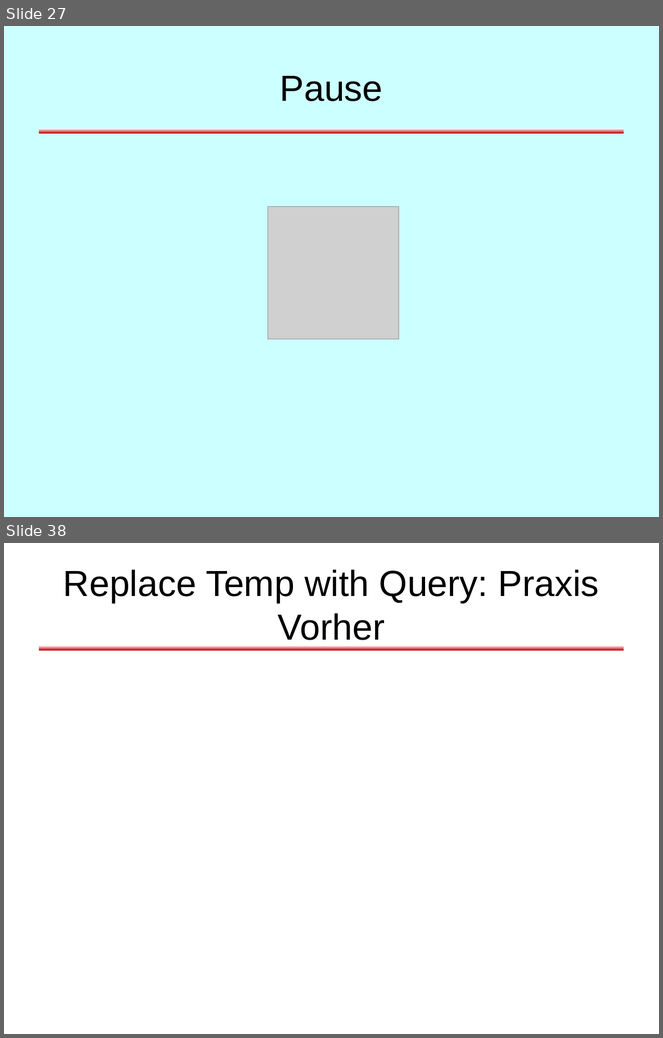
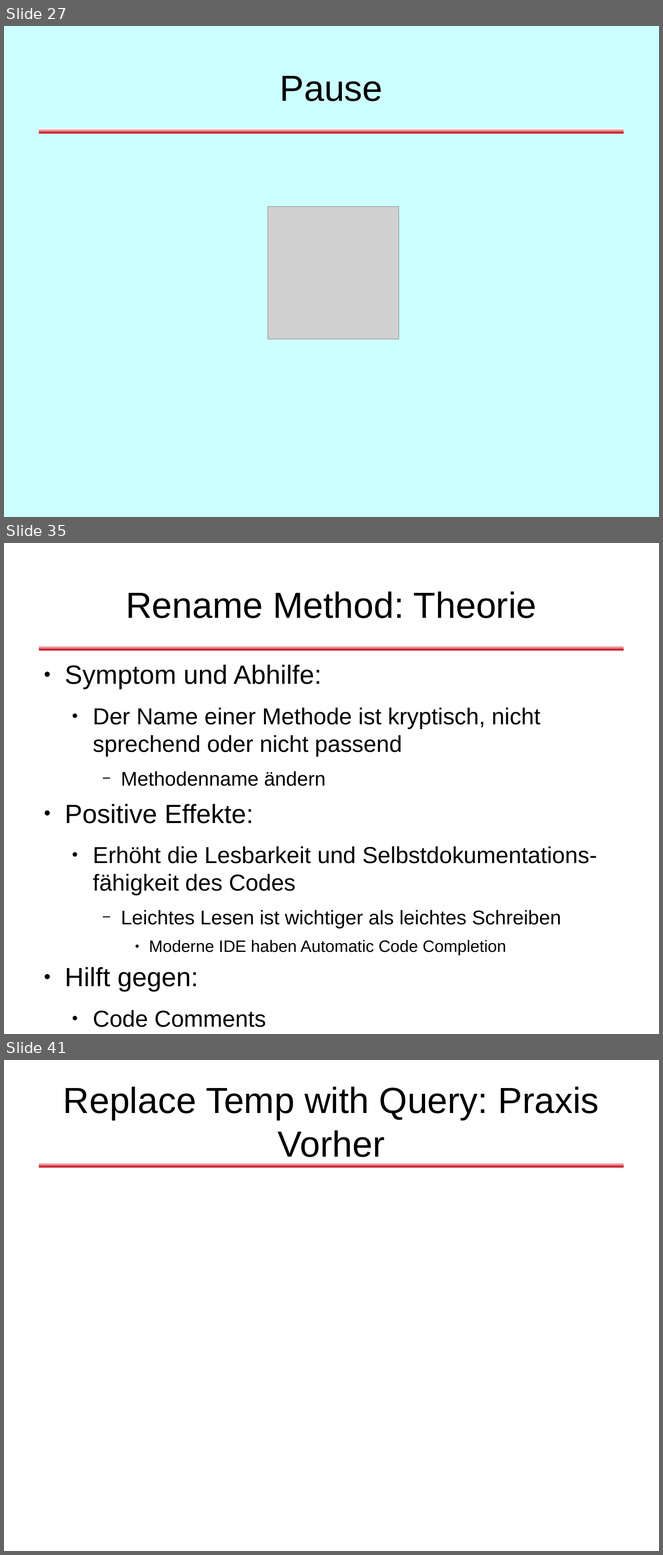
Before and after one commit to dlindner/vorlesung-se2-dhbw, a slide deck: added_2010/Refactoring (2010).odp. Shown one above the other, each under a label of ours: slides 27 and 38 before the commit, slides 27, 35 and 41 after it; the slides between them are not shown. The pictures are 663x1038 and 663x1555 pixels, drawn with LibreOffice and Linux fonts; fonts in the diff are those of the drawing; grey boxes stand for pictures; background and template pictures are left out. Boxes give left, top, right and bottom in pixels: in the first picture for what was removed or moved away, otherwise in the second. Text is boxed around its words. In the diff, an @@ line names an element or a change of style, - is before the commit and + after.

```diff
--- a/added_2010/Refactoring (2010).odp
+++ b/added_2010/Refactoring (2010).odp
@@ slide 35 added at <box>4,543,659,1034</box>, background #FFFFFF; not listed: 1 template element that a slide beside it also shows @@
@@ title added at <box>126,591,537,618</box>, 44 pt, text #000000 @@
+Rename Method: Theorie
@@ text added at <box>65,665,597,992</box>, 28 pt, text #000000 @@
+● Symptom und Abhilfe:
+  ● Der Name einer Methode ist kryptisch, nicht sprechend oder nicht passend
+    − Methodenname ändern
+● Positive Effekte:
+  ● Erhöht die Lesbarkeit und Selbstdokumentations-fähigkeit des Codes
+    − Leichtes Lesen ist wichtiger als leichtes Schreiben
+      ● Moderne IDE haben Automatic Code Completion
+● Hilft gegen:
+  ● Code Comments
@@ what was slide 38 is now slide 41 @@
```
Also in this commit, not shown: 8 slides changed, 9 other slides added, 4 slides removed.
